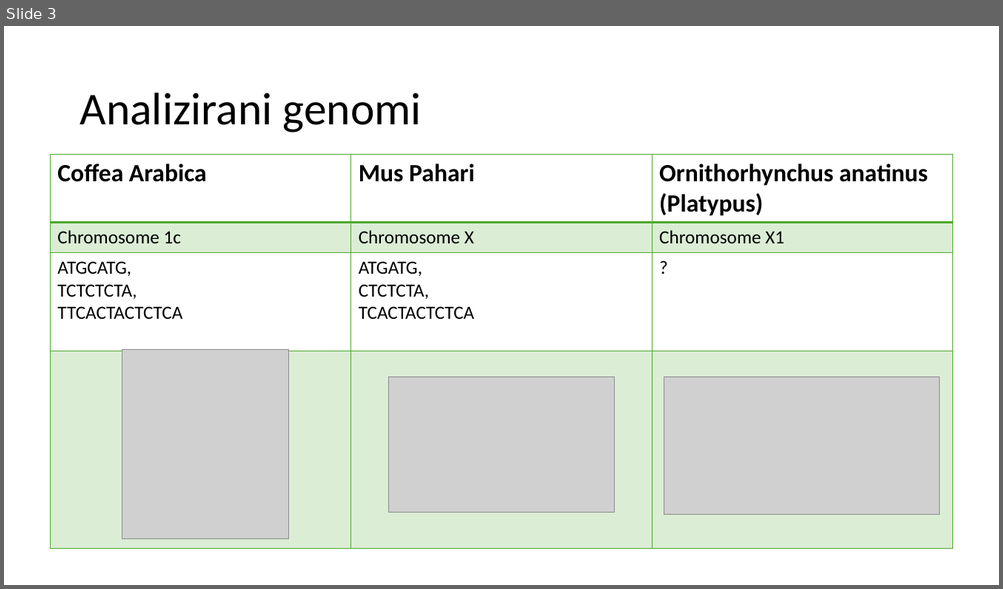
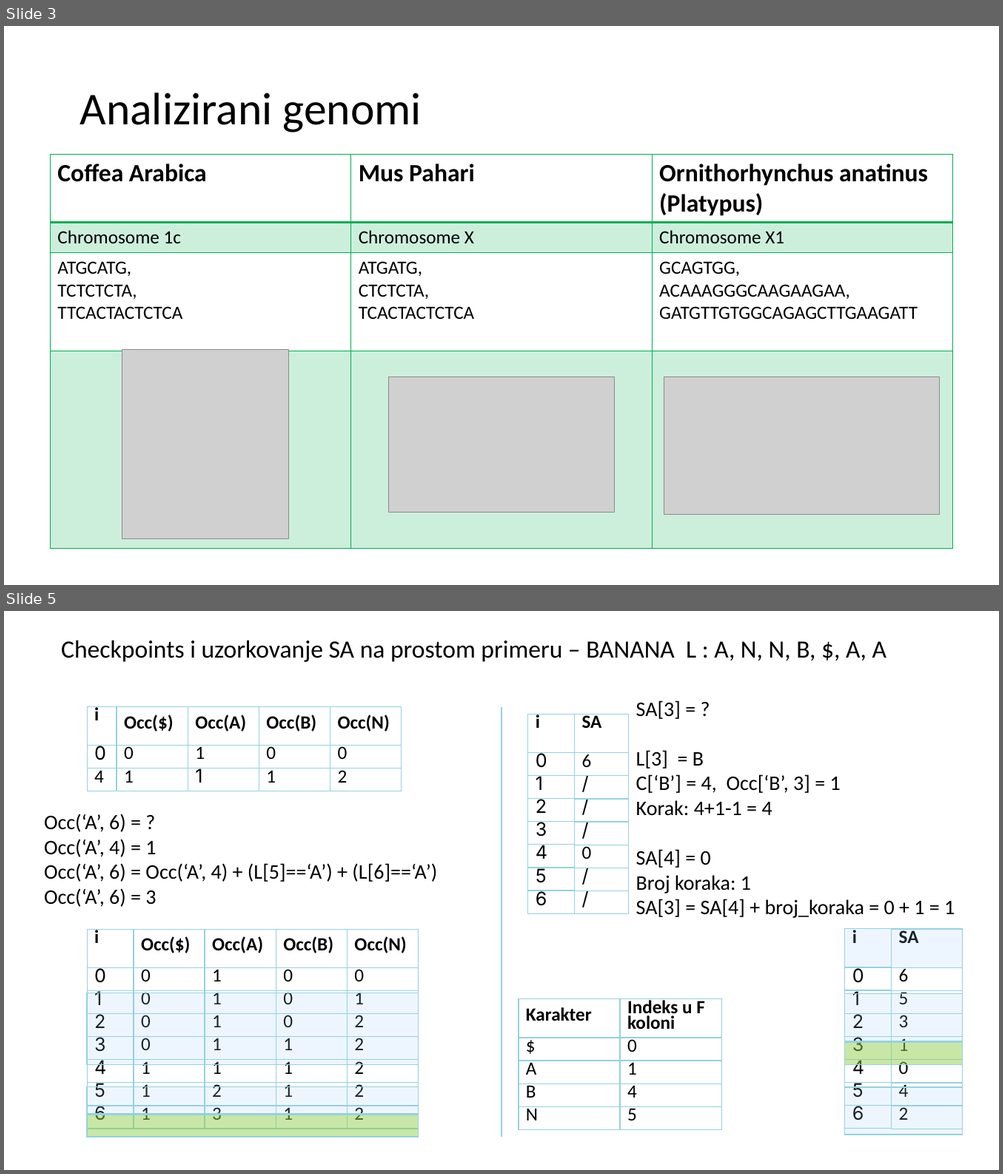
Before and after one commit to Anastasija42/genomska_informatika, a slide deck: Burrows-Wheeler transformacija i FM index.pptx. Shown one above the other, each under a label of ours: slide 3 before the commit, slides 3 and 5 after it; the slides between them are not shown. The pictures are 1003x589 and 1003x1174 pixels, drawn with LibreOffice and Linux fonts; fonts in the diff are those of the drawing; grey boxes stand for pictures. Boxes give left, top, right and bottom in pixels: in the first picture for what was removed or moved away, otherwise in the second. Text is boxed around its words. In the diff, an @@ line names an element or a change of style, - is before the commit and + after.

```diff
--- a/Burrows-Wheeler transformacija i FM index.pptx
+++ b/Burrows-Wheeler transformacija i FM index.pptx
@@ slide 5 added at (4,611,999,1170), background #FFFFFF @@
@@ title added at (61,640,886,662), 24 pt, text #000000 @@
+Checkpoints i uzorkovanje SA na prostom primeru – BANANA L : A, N, N, B, $, A, A
@@ table added at (87,707,400,795), 3 rows, 5 columns @@
+i | Occ($) | Occ(A) | Occ(B) | Occ(N)
+0 | 0 | 1 | 0 | 0
+4 | 1 | 1 | 1 | 2
@@ line added from (502, 707) to (502, 1137), #94D1E2 1.5 pt @@
@@ table added at (528,714,574,922), 8 rows, 1 columns @@
+i
+0
+1
+2
+3
+4
+5
+6
@@ table added at (574,714,629,922), 8 rows, 1 columns @@
+SA
+6
+/
+/
+/
+0
+/
+/
@@ text added at (636,701,954,918), 20 pt, text #000000 @@
+SA[3] = ?
+L[3] = B
+C[‘B’] = 4, Occ[‘B’, 3] = 1
+Korak: 4+1-1 = 4
+SA[4] = 0
+Broj koraka: 1
+SA[3] = SA[4] + broj_koraka = 0 + 1 = 1
@@ text added at (44,814,437,907), 20 pt, text #000000 @@
+Occ(‘A’, 6) = ?
+Occ(‘A’, 4) = 1
+Occ(‘A’, 6) = Occ(‘A’, 4) + (L[5]==‘A’) + (L[6]==‘A’)
+Occ(‘A’, 6) = 3
@@ table added at (87,930,417,1138), 8 rows, 5 columns @@
+i | Occ($) | Occ(A) | Occ(B) | Occ(N)
+0 | 0 | 1 | 0 | 0
+1 | 0 | 1 | 0 | 1
+2 | 0 | 1 | 0 | 2
+3 | 0 | 1 | 1 | 2
+4 | 1 | 1 | 1 | 2
+5 | 1 | 2 | 1 | 2
+6 | 1 | 3 | 1 | 2
@@ table added at (845,929,891,1137), 8 rows, 1 columns @@
+i
+0
+1
+2
+3
+4
+5
+6
@@ rectangle added at (845,929,963,968), fill #99CCFF at 17% opacity, outline #94D1E2 1 pt @@
@@ table added at (891,930,962,1137), 8 rows, 1 columns @@
+SA
+6
+5
+3
+1
+0
+4
+2
@@ rectangle added at (87,994,418,1065), fill #99CCFF at 17% opacity, outline #94D1E2 1 pt @@
@@ table added at (518,999,721,1136), 5 rows, 2 columns @@
+Karakter | Indeks u F koloni
+$ | 0
+A | 1
+B | 4
+N | 5
@@ rectangle added at (845,994,963,1042), fill #99CCFF at 17% opacity, outline #94D1E2 1 pt @@
@@ rectangle added at (845,1042,963,1065), fill #92D050 at 50% opacity, outline #94D1E2 1 pt @@
@@ rectangle added at (87,1087,418,1114), fill #99CCFF at 17% opacity, outline #94D1E2 1 pt @@
@@ rectangle added at (845,1088,963,1136), fill #99CCFF at 17% opacity, outline #94D1E2 1 pt @@
@@ rectangle added at (87,1116,418,1137), fill #92D050 at 50% opacity, outline #94D1E2 1 pt @@
@@ slide 3 changed as well @@
@@ table at (51,154,952,546) @@
-row 3, column 3: ?
+row 3, column 3: GCAGTGG, / ACAAAGGGCAAGAAGAA, / GATGTTGTGGCAGAGCTTGAAGATT
@@ fill #4EA72E at 20% opacity to #00B050 at 20% opacity in 6 cells @@
@@ borders changed @@
```
Also in this commit, not shown: 3 other slides changed, 6 other slides added, 1 slide removed.
